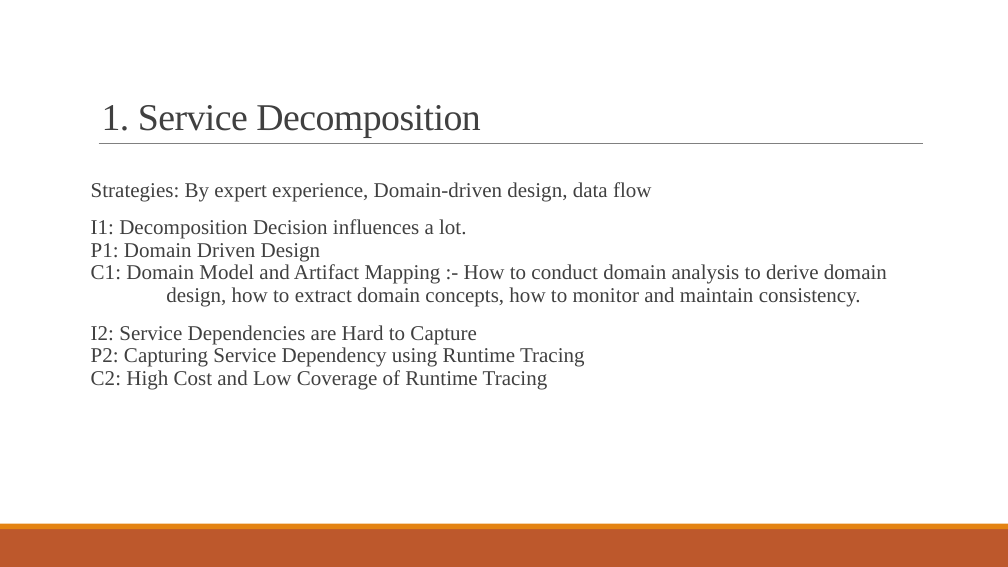
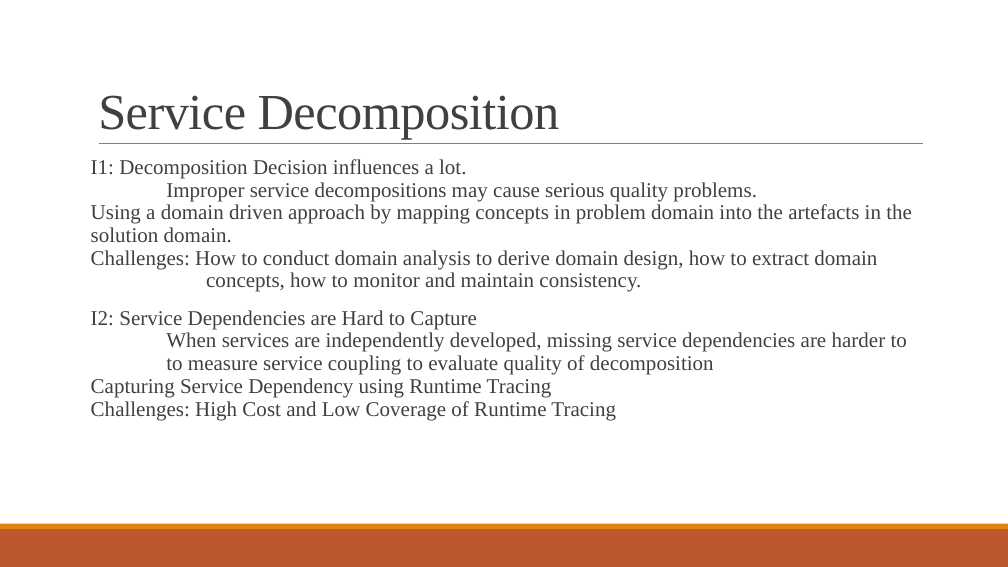
Before and after one commit to Ravishka123/Lectures_And_Talks, a slide deck: slide 15 of An Introduction to Microservices/An Introduction to Microservices.pptx (slide 11 before the commit). Drawn at 1008x567 pixels with LibreOffice and Linux fonts; fonts in the diff are those of the drawing. Boxes give left, top, right and bottom in pixels: in the first picture for what was removed or moved away, otherwise in the second. Text is boxed around its words. In the diff, an @@ line names an element or a change of style, - is before the commit and + after.

```diff
--- a/An Introduction to Microservices/An Introduction to Microservices.pptx
+++ b/An Introduction to Microservices/An Introduction to Microservices.pptx
@@ title at [98,95,560,140]: text changed; size 36 to 48 pt @@
-1. Service Decomposition
+Service Decomposition
@@ text at [91,159,912,420]: text changed @@
-Strategies: By expert experience, Domain-driven design, data flow
-I1: Decomposition Decision influences a lot.
-P1: Domain Driven Design
-C1: Domain Model and Artifact Mapping :- How to conduct domain analysis to derive domain
-design, how to extract domain concepts, how to monitor and maintain consistency.
-I2: Service Dependencies are Hard to Capture
-P2: Capturing Service Dependency using Runtime Tracing
-C2: High Cost and Low Coverage of Runtime Tracing
+I1: Decomposition Decision influences a lot.
+Improper service decompositions may cause serious quality problems.
+Using a domain driven approach by mapping concepts in problem domain into the artefacts in the solution domain.
+Challenges: How to conduct domain analysis to derive domain design, how to extract domain
+concepts, how to monitor and maintain consistency.
+I2: Service Dependencies are Hard to Capture
+When services are independently developed, missing service dependencies are harder to
+to measure service coupling to evaluate quality of decomposition
+Capturing Service Dependency using Runtime Tracing
+Challenges: High Cost and Low Coverage of Runtime Tracing
```
Also in this commit, not shown: 11 other slides changed, 12 slides added, 1 slide removed, 1 other file.
